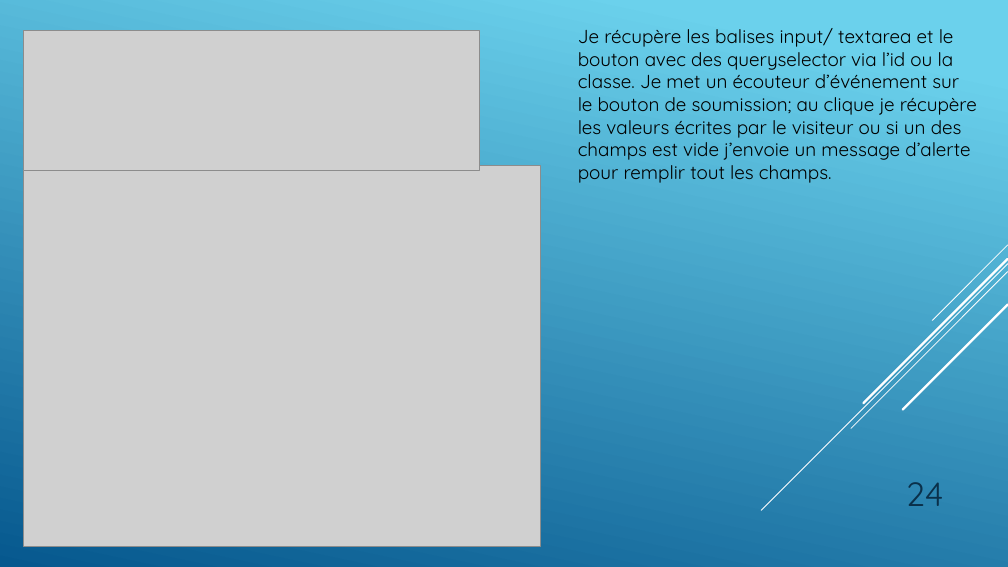
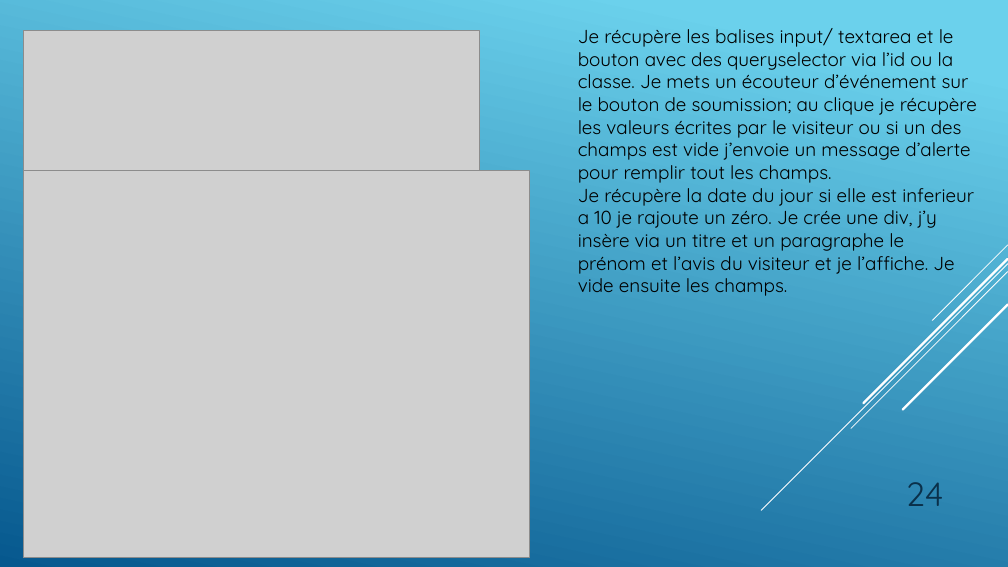
Before and after one commit to GillesP-dev/FilRouge, a slide deck: slide 24 of CDC/L_artiste.pptx. Drawn at 1008x567 pixels with LibreOffice and Linux fonts; fonts in the diff are those of the drawing; grey boxes stand for pictures. Boxes give left, top, right and bottom in pixels: in the first picture for what was removed or moved away, otherwise in the second. Text is boxed around its words. In the diff, an @@ line names an element or a change of style, - is before the commit and + after.

```diff
--- a/CDC/L_artiste.pptx
+++ b/CDC/L_artiste.pptx
@@ text at bbox=[578, 28, 977, 296]: text changed @@
-Je récupère les balises input/ textarea et le bouton avec des queryselector via l’id ou la classe. Je met un écouteur d’événement sur le bouton de soumission; au clique je récupère les valeurs écrites par le visiteur ou si un des champs est vide j’envoie un message d’alerte pour remplir tout les champs.
+Je récupère les balises input/ textarea et le bouton avec des queryselector via l’id ou la classe. Je mets un écouteur d’événement sur le bouton de soumission; au clique je récupère les valeurs écrites par le visiteur ou si un des champs est vide j’envoie un message d’alerte pour remplir tout les champs.
+Je récupère la date du jour si elle est inferieur a 10 je rajoute un zéro. Je crée une div, j’y insère via un titre et un paragraphe le prénom et l’avis du visiteur et je l’affiche. Je vide ensuite les champs.
@@ picture: place and size @@
-picture at bbox=[23, 166, 541, 546]
+picture at bbox=[23, 171, 530, 558]
```
Also in this commit, not shown: 1 other slide changed, 3 other files.
